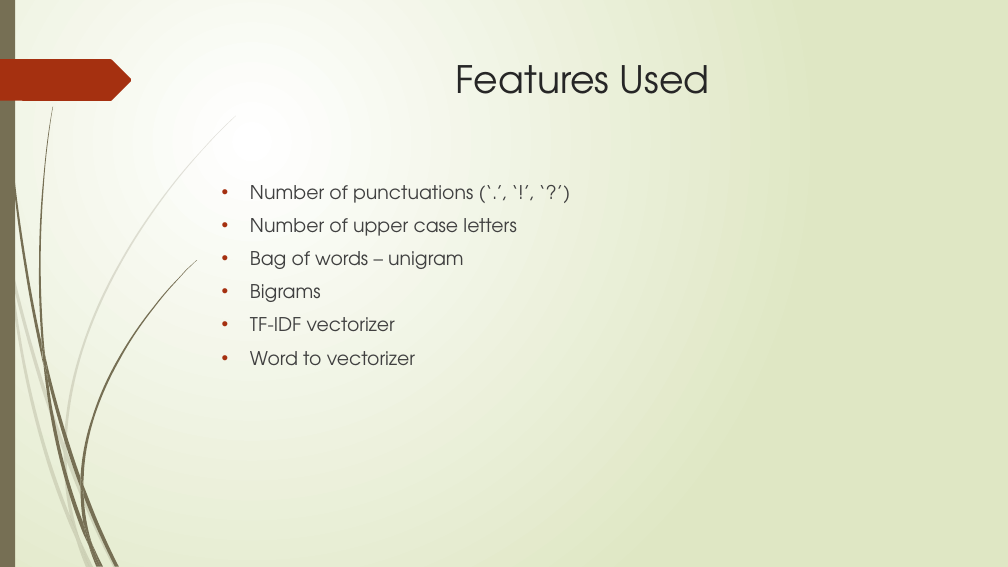
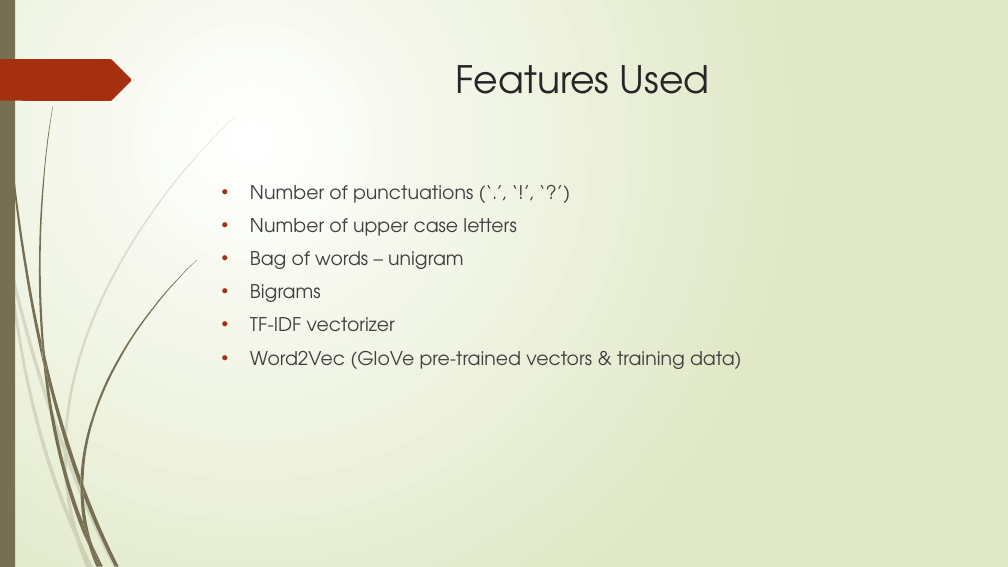
Before and after one commit to AdityaSridhar/ToxicCommentsClassifier, a slide deck: slide 10 of NLP_Project_Presentation.pptx (slide 9 before the commit). Drawn at 1008x567 pixels with LibreOffice and Linux fonts; fonts in the diff are those of the drawing. Boxes give left, top, right and bottom in pixels: in the first picture for what was removed or moved away, otherwise in the second. Text is boxed around its words. In the diff, an @@ line names an element or a change of style, - is before the commit and + after.

```diff
--- a/NLP_Project_Presentation.pptx
+++ b/NLP_Project_Presentation.pptx
@@ text at bbox=[250, 351, 742, 369]: text changed @@
-• Word to vectorizer
+• Word2Vec (GloVe pre-trained vectors & training data)
```
Also in this commit, not shown: 1 other slide changed, 4 slides added, 4 slides removed, 1 other file.
